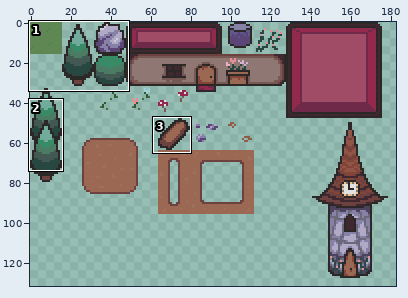
File history of a sprite sheet, Abyss/Content/tilesets/eastwoods.png. Above: a wide view before the commit, with the close-up outlined.
Close-up. Before the edit:
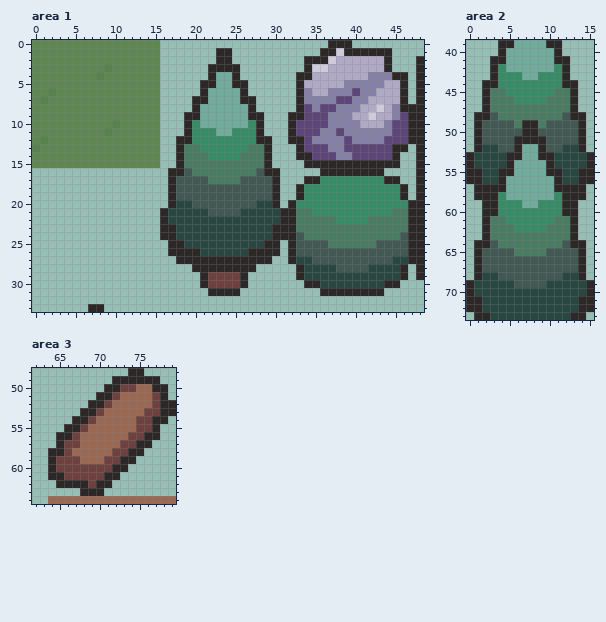
The file is 192x192 pixels. Colours within 5 levels of each other are drawn and written as one. Shown: area 1: x 0..48, y 0..33; area 2: x 0..15, y 39..73; area 3: x 62..79, y 48..64. The wide view leaves out empty margins.
After the commit:
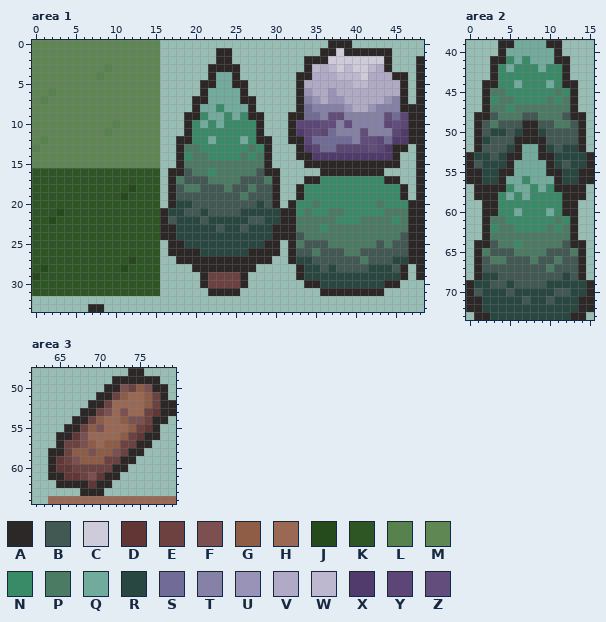
Palette (. is transparent): A #2c2827  B #425853  C #cecbdb  D #633636  E #6e4141  F #7c5050  G #8f5c46  H #9b6953  J #254a1c  K #2e5625  L #57814d  M #5e8754  N #398b68  P #4c7b63  Q #70ab9c  R #294741  S #716b97  T #8681a7  U #9a93b8  V #b0aac7  W #bdb8d0  X #513b6c  Y #5c4577  Z #634d7d
Difference:
Changed rows in their new state; - is an unchanged pixel.
Area 1:
first column x 0:
 2 --------------------------------------CCCCCC---
 3 -----------------------------------WVWCWCCW----
 4 --------------------------------------WWWCVVV--
 5 ---------------------------------------VWWVV---
 6 ----------------------------------U--UVVVVV----
 7 -----------------------------------UVUUVVV--UT-
 8 -----------------------N----------S-TT-UV-UTT--
 9 ---------------------N--N-N-------SSTZZ-TTTTZS-
10 ----------------------N-NNN---------ZZ-Z-TTTYZ-
11 -----------------------NN--------X-ZYST--Z----X
12 ----------------------Q---Q--------SSSSS-ZZYSXX
13 ----------------------------N-----X-SSY---Z-X--
14 -------------------N-------N-------XXXXXXXXXX--
16 KKKKKKKKKKKKKKKK------N------------------------
17 KKKKKKKKKKKKKKKK--P----------P-----------------
18 KKKKKKKKKKKKJKKK---PP---P--P-------------------
19 KKKKKKKKKKKJKKKK----------P--------------------
20 KKKKKKKKKKKKKKKK-------------B-----P-------P---
21 KKKJKKKKKKKKKKKK---BB------------N---PP-----P--
22 KKJKKKKKKKKKKKKK-B---B-----BB------------P---N-
23 KKKKKKKKKKKKKKKK-------B--B---------N----------
24 KKKKKKKKKKKKKKKK-------------------------------
25 KKKKKKKKKKKKKKKK-----------------P----------P--
26 KKKKKKKKKKKKKKKK-------------------P---PP------
27 KKKKKKKKKKKKJKKK-------------------------P-----
28 KJKKKKKKKKKJKKKK--------------------B--------B-
29 JKKKKKKKKKKKKKKK-------------------------------
30 KKKKKKKKKKKKKKKK-------------------------------
31 KKKKKKKKKKKKKKKK-------------------------------
Area 2:
first column x 1:
41 ----N-N------
42 -----NNN-N---
43 ------NN-----
44 -----Q---Q---
45 -----------N-
46 --N-------N--
47 ----N--------
48 ------BB-----
49 --P--B--B-PP-
50 --RR-R--R----
51 -R-----------
52 -BB-R----R---
53 --B----------
54 B----------B-
56 ------N------
57 ----N--N-N---
58 -----N-NNN---
59 ------NN-----
60 -----Q---Q---
61 -----------N-
62 --N-------N--
64 -----N-------
65 -P----------P
66 --PP---P--P--
67 ---------P---
68 ------------B
69 --BB---------
70 B---B-----BB-
71 ------B--B---
Area 3:
first column x 65:
50 --------F-GF-
51 --------G--G-
52 -----------G-
53 ------F-F---D
54 -----G--GFF--
55 ----GF---G-D-
56 --DF----G-D--
57 ---FG-GG-----
58 --GGFGGF-----
59 D-FGGG-------
60 DD-----------
61 -DD-FD-------
62 ----D--------
Boxes around the changes in both close-ups, in picture pixels (x1, y1, x2, y2):
changed: (296, 56, 408, 160)
changed: (32, 104, 272, 296)
changed: (296, 200, 400, 272)
changed: (474, 56, 578, 304)
changed: (56, 384, 160, 488)
